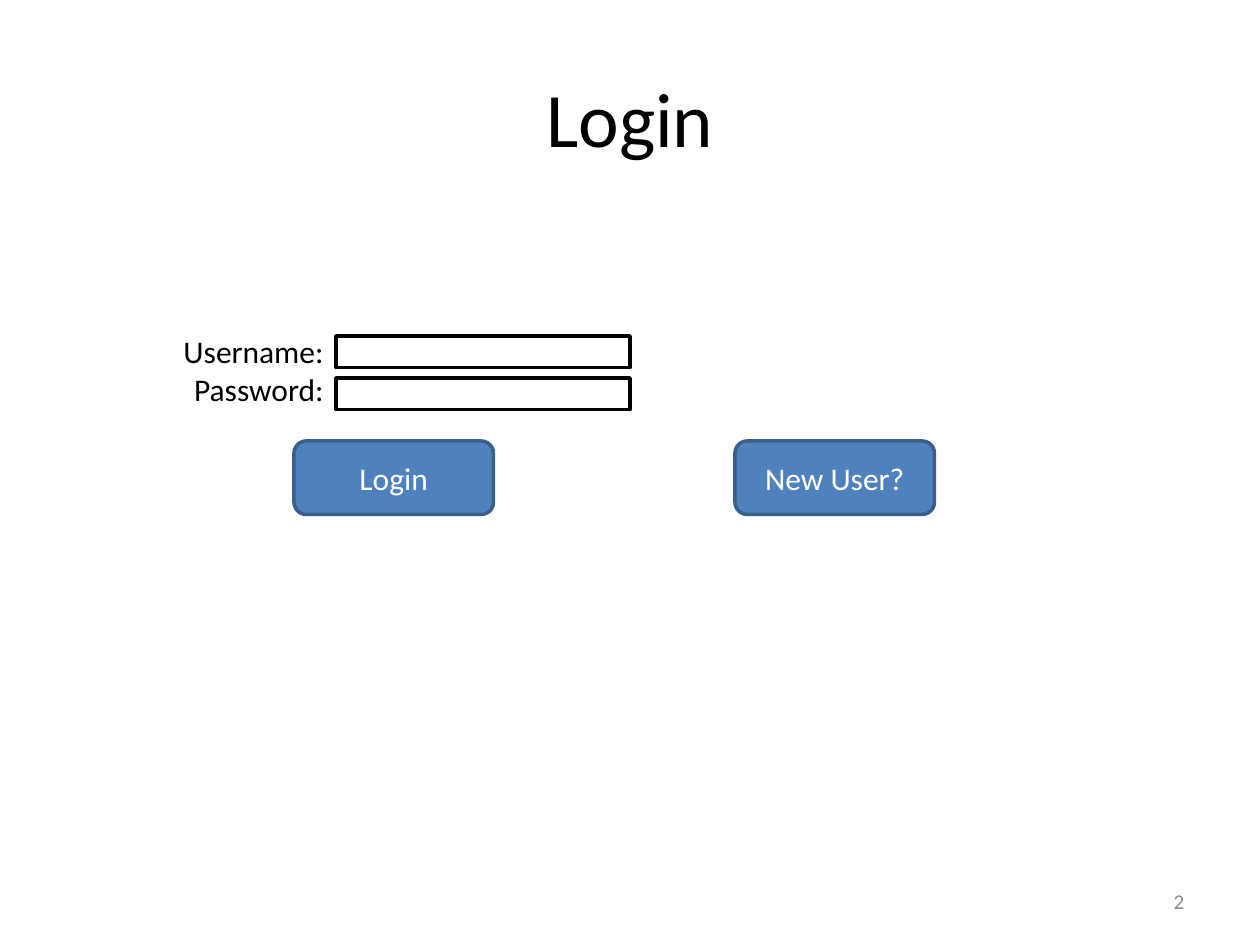
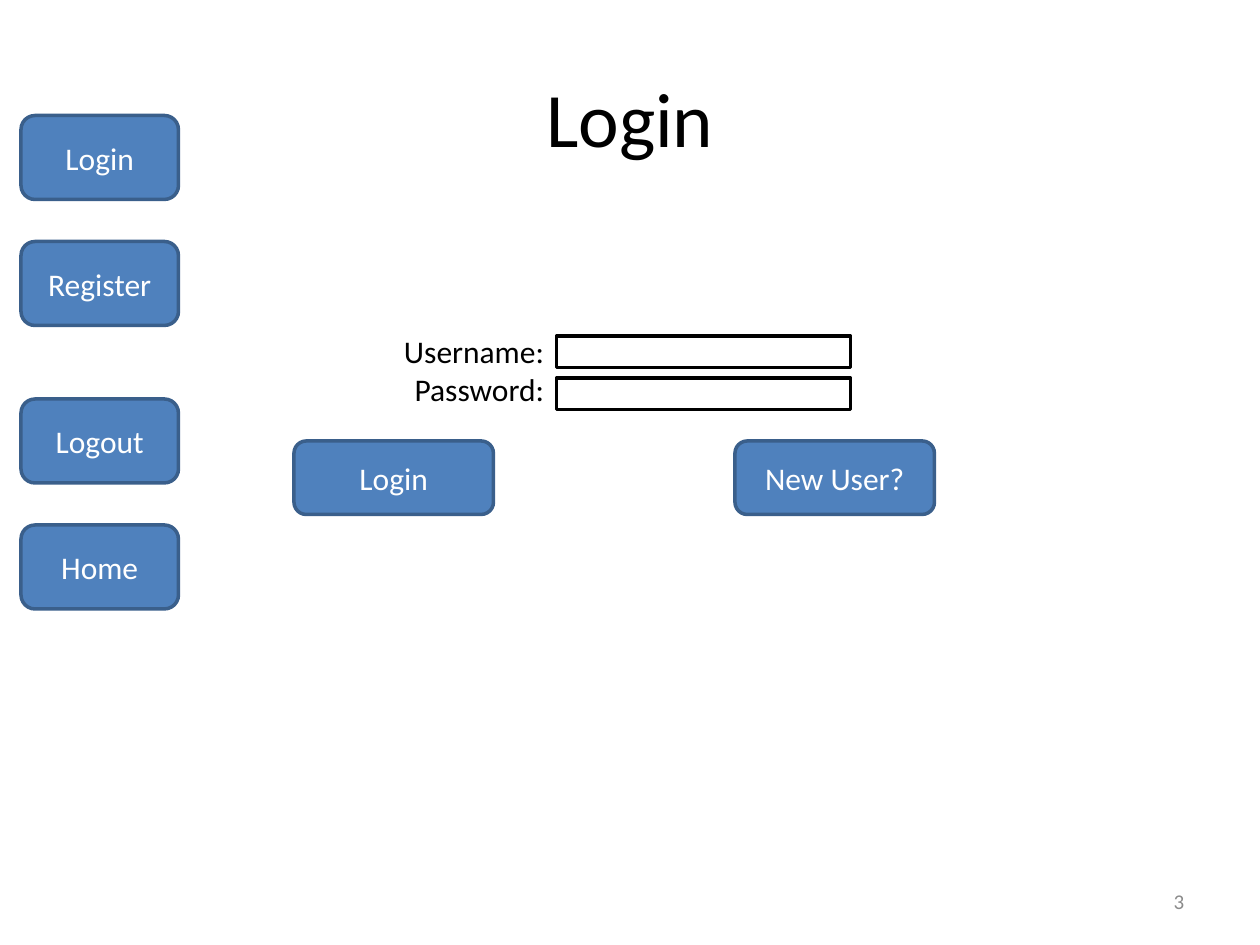
Before and after one commit to divmod/portfolio, a slide deck: slide 3 of handin/Flow.pptx (slide 2 before the commit). Drawn at 1260x945 pixels with LibreOffice and Linux fonts; fonts in the diff are those of the drawing. Boxes give left, top, right and bottom in pixels: in the first picture for what was removed or moved away, otherwise in the second. Text is boxed around its words. In the diff, an @@ line names an element or a change of style, - is before the commit and + after.

```diff
--- a/handin/Flow.pptx
+++ b/handin/Flow.pptx
@@ rounded rectangle added at (x1=21, y1=116, x2=179, y2=200), fill #4F81BD, outline #3A5F8C 2 pt, 18 pt, text #FFFFFF @@
+Login
@@ rounded rectangle added at (x1=21, y1=242, x2=179, y2=326), fill #4F81BD, outline #3A5F8C 2 pt, 18 pt, text #FFFFFF @@
+Register
@@ 2 rectangles, 1 text moved together from (x1=183, y1=336, x2=630, y2=410) to (x1=404, y1=336, x2=850, y2=410) @@
@@ rounded rectangle added at (x1=21, y1=399, x2=179, y2=484), fill #4F81BD, outline #3A5F8C 2 pt, 18 pt, text #FFFFFF @@
+Logout
@@ rounded rectangle added at (x1=21, y1=525, x2=179, y2=610), fill #4F81BD, outline #3A5F8C 2 pt, 18 pt, text #FFFFFF @@
+Home
@@ page number at (x1=1174, y1=895, x2=1185, y2=909): text changed @@
-2
+3
```
Also in this commit, not shown: 7 other slides changed, 7 slides added, 3 slides removed, 4 other files.
